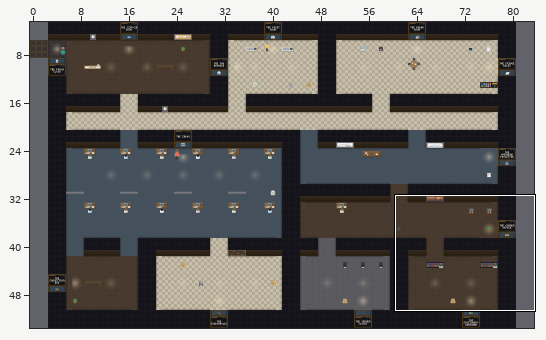
Tiled map (JSON), stored at maps/officefloor.tmj. Above, an overview of the earlier version with the close-up marked.
Close-up. As it was:
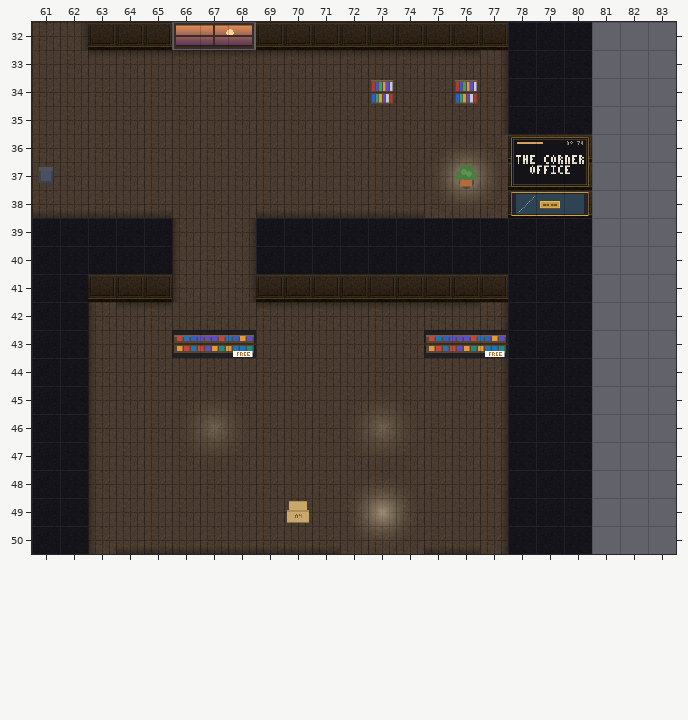
Cells are 32x32 px. Shown: x 61..83, y 32..50. The commit also changed other parts of the map, which this record leaves out.
And afterwards:
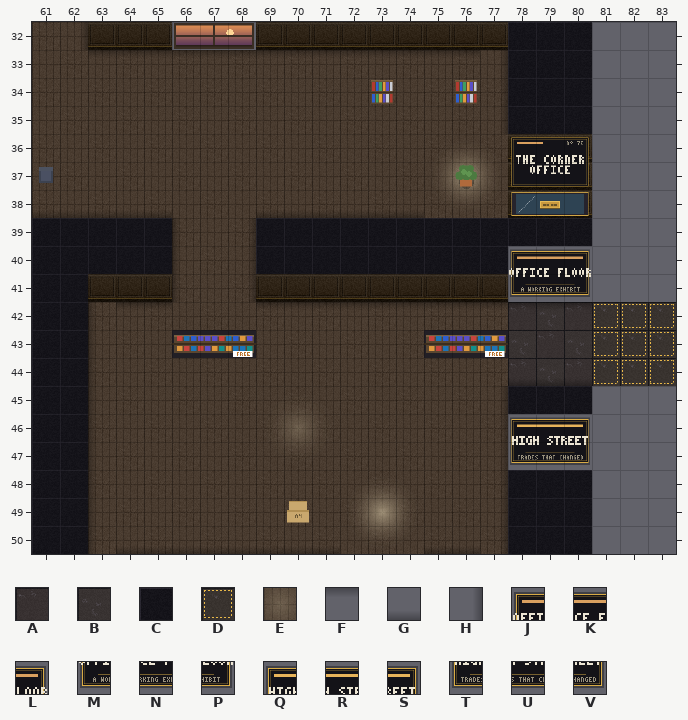
Key: from "museum": A 34, B 35, C 44, D 62, E 76, F 81, G 84, H 87, J 3455, K 3456, L 3457, M 3458, N 3459, P 3460, Q 3461, R 3462, S 3463, T 3464, U 3465, V 3466.
_ is an empty cell.
See-through tiles are keyed as they look on the map.
Change:
{"where": "layer \"floor\""}
{"y":42,"x":78,"old":"______","new":"ABADDD"}
{"y":43,"x":78,"old":"______","new":"BABDDD"}
{"y":44,"x":78,"old":"______","new":"ABADDD"}
{"where": "layer \"decor\""}
{"y":42,"x":77,"old":"H___","new":"FFFF"}
{"y":44,"x":77,"old":"H___","new":"_GGG"}
{"y":46,"x":67,"old":"E","new":"_"}
{"y":46,"x":70,"old":"_","new":"E"}
{"y":46,"x":73,"old":"E","new":"_"}
{"where": "layer \"walls\""}
{"y":40,"x":78,"old":"CCC","new":"JKL"}
{"y":41,"x":78,"old":"CCC","new":"MNP"}
{"y":42,"x":78,"old":"CCC","new":"___"}
{"y":43,"x":78,"old":"CCC","new":"___"}
{"y":44,"x":78,"old":"CCC","new":"___"}
{"y":46,"x":78,"old":"CCC","new":"QRS"}
{"y":47,"x":78,"old":"CCC","new":"TUV"}
{"label":"changed","picture_box":[480,246,676,386]}
{"label":"removed","picture_box":[200,414,228,442]}
{"label":"added","picture_box":[284,414,312,442]}
{"label":"removed","picture_box":[368,414,396,442]}
{"label":"changed","picture_box":[508,414,592,470]}
